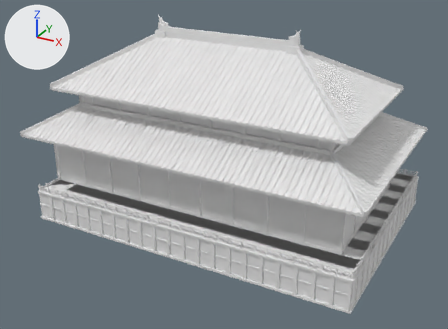
The FBX model Palace/Models/Palace_Hall.fbx: old version first, new version second.
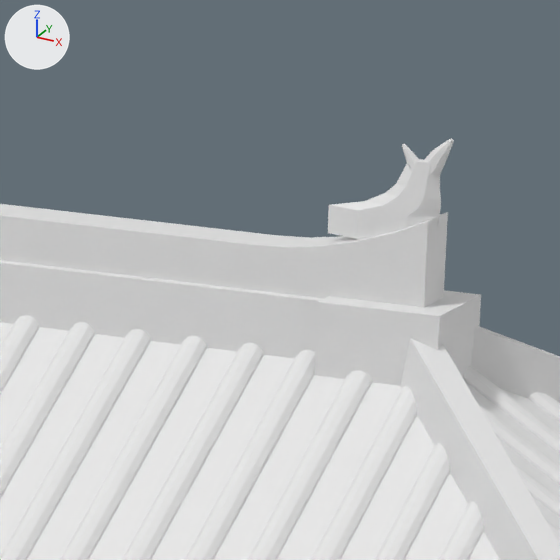
The first picture shows the older version from a 50 mm lens placed at (93.3, -455.8, 60.0), pointed at (38.1, -355.5, 9.9). The close-ups show the older and then the newer version on the part from 57% to 70% of the width and 5% to 22% of the height of that picture. Only the edits that show in the close-ups are written down. Lighting does not change. The marker at upper left points along +X, +Y and +Z. Objects named as collision shapes, trigger or cutter boxes, shadow casters or lower levels of detail are left out. Where no turn or scale is listed for an object, it has been applied to the vertices. Vertices at exactly the same position are counted once.

Objects in the first close-up: 'Hall_LOD0'.
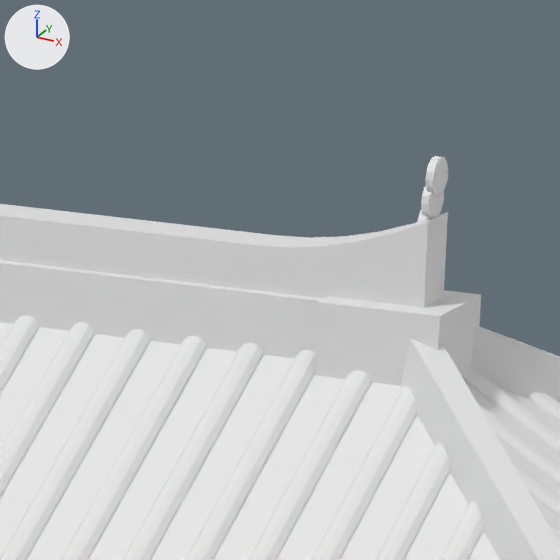
Location of each change, [x1, y1, x2, y2] in pixels of the close-ups (560 x 560 px):
'Hall_LOD0', reshaped: before [0, 138, 560, 560]; after [0, 156, 560, 560]
part 1 of me_hall_lod0, added (mostly hidden): after [417, 211, 431, 225]
part 2 of me_hall_lod0, deleted: before [402, 144, 419, 170]
part 3 of me_hall_lod0, cut back: before [328, 138, 454, 239]; after [421, 156, 448, 219]

The change, as a diff of the scene's bpy script:
```diff
--- a/Palace/Models/Palace_Hall.fbx.py
+++ b/Palace/Models/Palace_Hall.fbx.py
@@ me_hall_lod0 @@
 # used by ob_hall_lod0; location = (0.0, 0.0, 0.0)
-me_hall_lod0.from_pydata(...)  # 35838 vertices, 28579 faces; spans x 3.2..72.8, y -377.0..-325.1, z 0.0..38.1
+me_hall_lod0.from_pydata(...)  # 36054 vertices, 28903 faces; spans x 3.2..72.8, y -377.0..-325.1, z 0.0..37.8
+# me_hall_lod0 part 1: a new loose piece of 66 vertices spanning x 52.5..52.6, y -355.0..-354.4, z 36.3..36.9, in mat_m_07b_tile (white #e7e7e7)
+# me_hall_lod0 part 2: the loose piece of 24 vertices spanning x 52.0..52.4, y -354.8..-354.6, z 37.5..38.0 is deleted
+# me_hall_lod0 part 3: 7 vertices moved from x 52.5..52.7, y -354.8..-354.6, z 36.7..38.0 to x 52.6..52.7, y -354.9..-354.5, z 36.7..37.8; 53 vertices removed from x 50.6..52.9, y -354.9..-354.5, z 36.3..38.1; 119 vertices added at x 52.5..52.8, y -355.0..-354.4, z 36.7..37.8
+# other edits to the shape of me_hall_lod0 do not show in these pictures
 me_hall_lod0.materials.append(mat_m_07b_lacquer)
```
